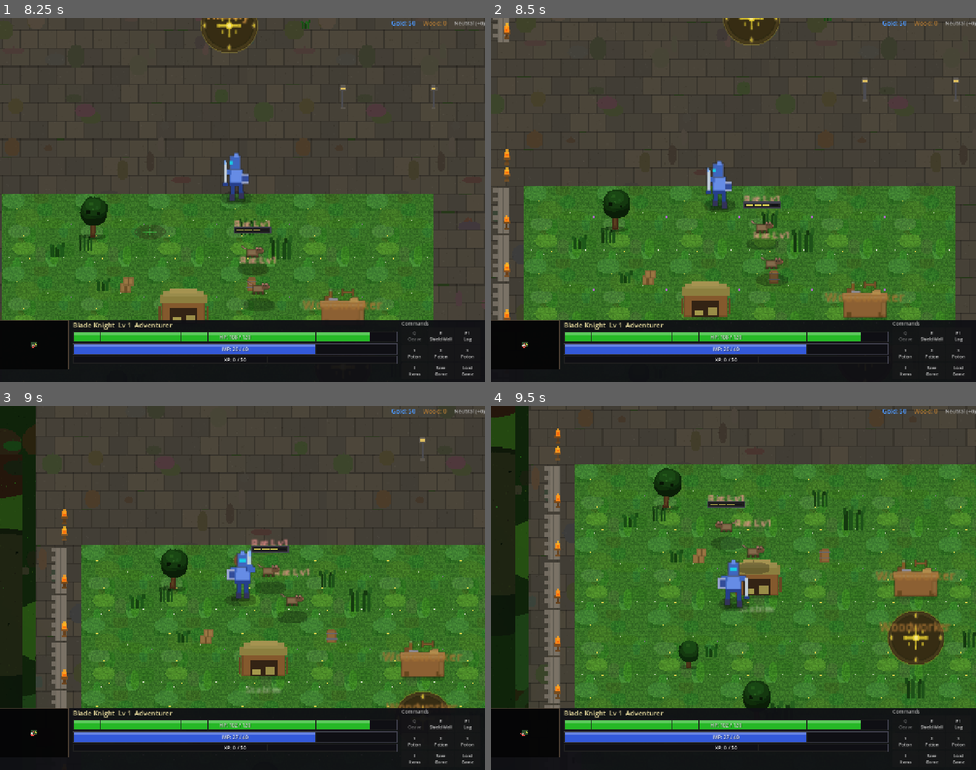
Above: before the commit, frames 1-4 (two rows, left to right).
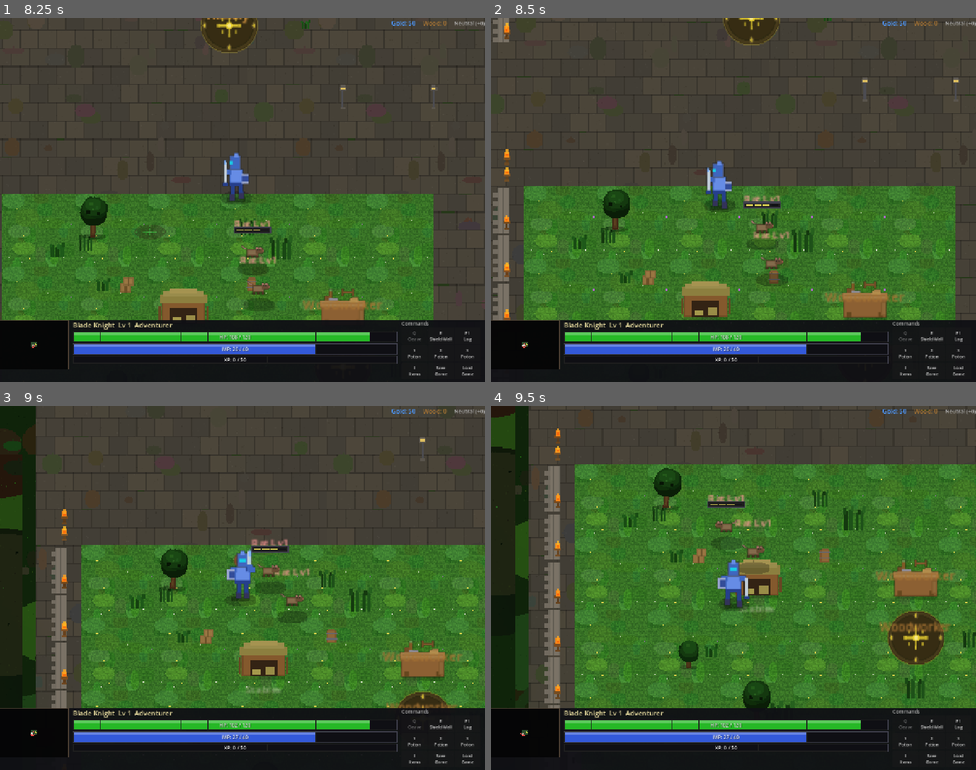
Above: after the commit, the same moments.

Repository: slxny/legends-open-rpg
Game: Godot game, scene res://scenes/main.tscn
The game is run twice, just before and just after one commit, with the same random seed, the same clock (stepped at 60 frames per second) and the same inputs.
Inputs (mouse positions are in pixels of both pictures, inside the frame that each line leads up to):
- Up to frame 1 (8.25 s): click "SELECT" at 0.5 s; tap Enter at 1.25 s; drag from (33, 352) to (242, 258) at 1.27 s; drag from (145, 218) to (242, 174) at 2.02 s; move the mouse to (291, 119) at 2.77 s; hold D (move_right) 2.78-3.5 s; hold Space (attack) 2.78-3.5 s; drag from (218, 272) to (67, 323) at 3.52 s; move the mouse to (388, 254) at 4.27 s; hold A (move_left) 4.28-5 s; tap 1 at 4.35 s; drag from (97, 145) to (223, 200) at 5.02 s; move the mouse to (87, 276) at 5.77 s; hold S (move_down) 5.78-6.5 s; tap 3 at 5.85 s; click (87, 276) at 5.92 s; drag from (126, 127) to (145, 218) at 6.52 s; move the mouse to (349, 181) at 7.27 s; hold W (move_up) 7.28-8 s; hold Q (ability_1) 7.28-8 s; drag from (145, 218) to (339, 338) at 8.02 s
- Up to frame 2 (8.5 s): no input
- Up to frame 3 (9 s): move the mouse to (291, 507) at 8.77 s; hold S (move_down) from 8.78 s (still down); hold Space (attack) from 8.78 s (still down)
- Up to frame 4 (9.5 s): keep holding S (move_down); keep holding Space (attack)

Frame 1 is identical in both runs. In frame 2, 0.4% of the frame differs, in the area x 0-2%, y 0-83%; in frame 3, 0.3%; in frame 4, 0.5%, in the area x 11-12%, y 16-83%.

Commit message:
Fix side walls by rotating horizontal wall sprite 90 degrees
Instead of using a separate town_wall_v sprite that still looked
horizontal, rotate the town_wall_h sprite ±90° for west/east walls.
This guarantees the side walls look like properly oriented vertical
walls with crenellations facing outward on both sides.

https://claude.ai/code/session_012os551rq58VMUGcUPanefS

Diff:
--- a/scenes/world/regions/havens_rest.gd
+++ b/scenes/world/regions/havens_rest.gd
@@ -347,13 +347,14 @@
 	for wx in range(-460, 461, 42):
 		_add_town_building(town, Vector2(wx, 370), "town_wall_h")
 	# West wall segments (skip gate area around y=0)
+	# Rotate the horizontal wall sprite 90° so the wall runs vertically
 	for wy in range(-360, 361, 42):
 		if abs(wy) > 60:
-			_add_town_building(town, Vector2(-480, wy), "town_wall_v")
+			_add_town_wall_rotated(town, Vector2(-480, wy), -PI / 2.0)
 	# East wall segments
 	for wy in range(-360, 361, 42):
 		if abs(wy) > 60:
-			_add_town_building(town, Vector2(460, wy), "town_wall_v")
+			_add_town_wall_rotated(town, Vector2(460, wy), PI / 2.0)
 
 	# ---- Watch towers at 4 corners ----
 	_add_town_building(town, Vector2(-460, -370), "watch_tower")
@@ -459,6 +460,15 @@
 	spr.position = pos
 	spr.texture_filter = CanvasItem.TEXTURE_FILTER_NEAREST
 	spr.texture = SpriteGenerator.get_texture(tex_name)
+	spr.z_index = 0
+	parent.add_child(spr)
+
+func _add_town_wall_rotated(parent: Node2D, pos: Vector2, angle: float) -> void:
+	var spr = Sprite2D.new()
+	spr.position = pos
+	spr.texture_filter = CanvasItem.TEXTURE_FILTER_NEAREST
+	spr.texture = SpriteGenerator.get_texture("town_wall_h")
+	spr.rotation = angle
 	spr.z_index = 0
 	parent.add_child(spr)
 
